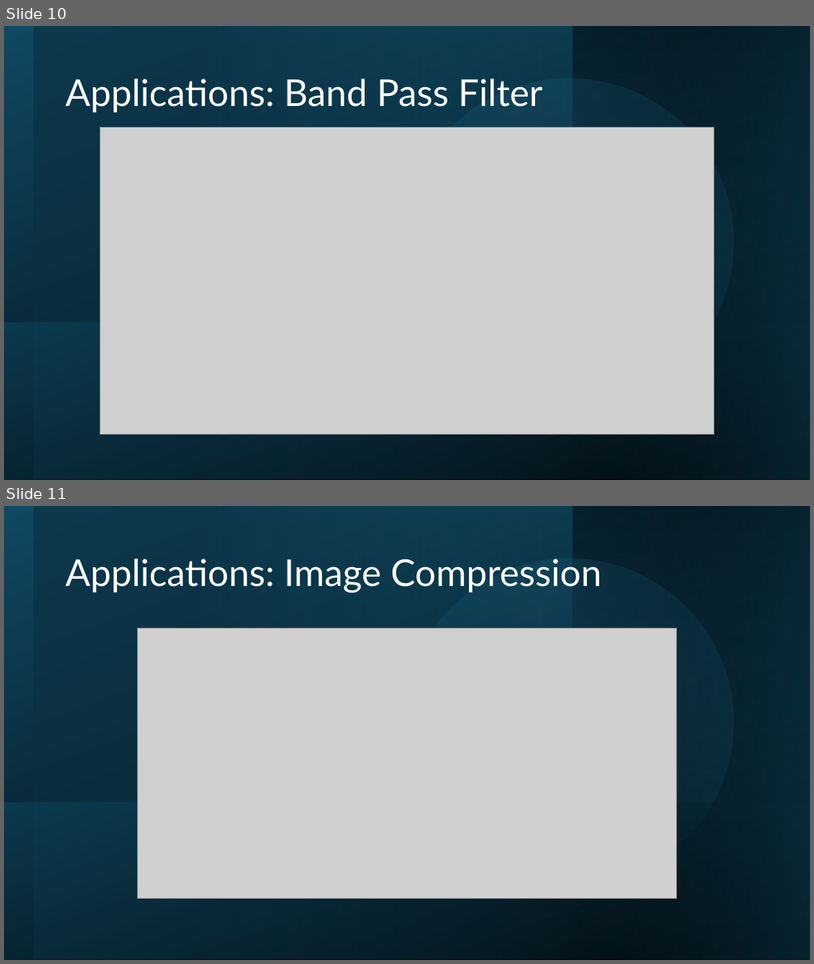
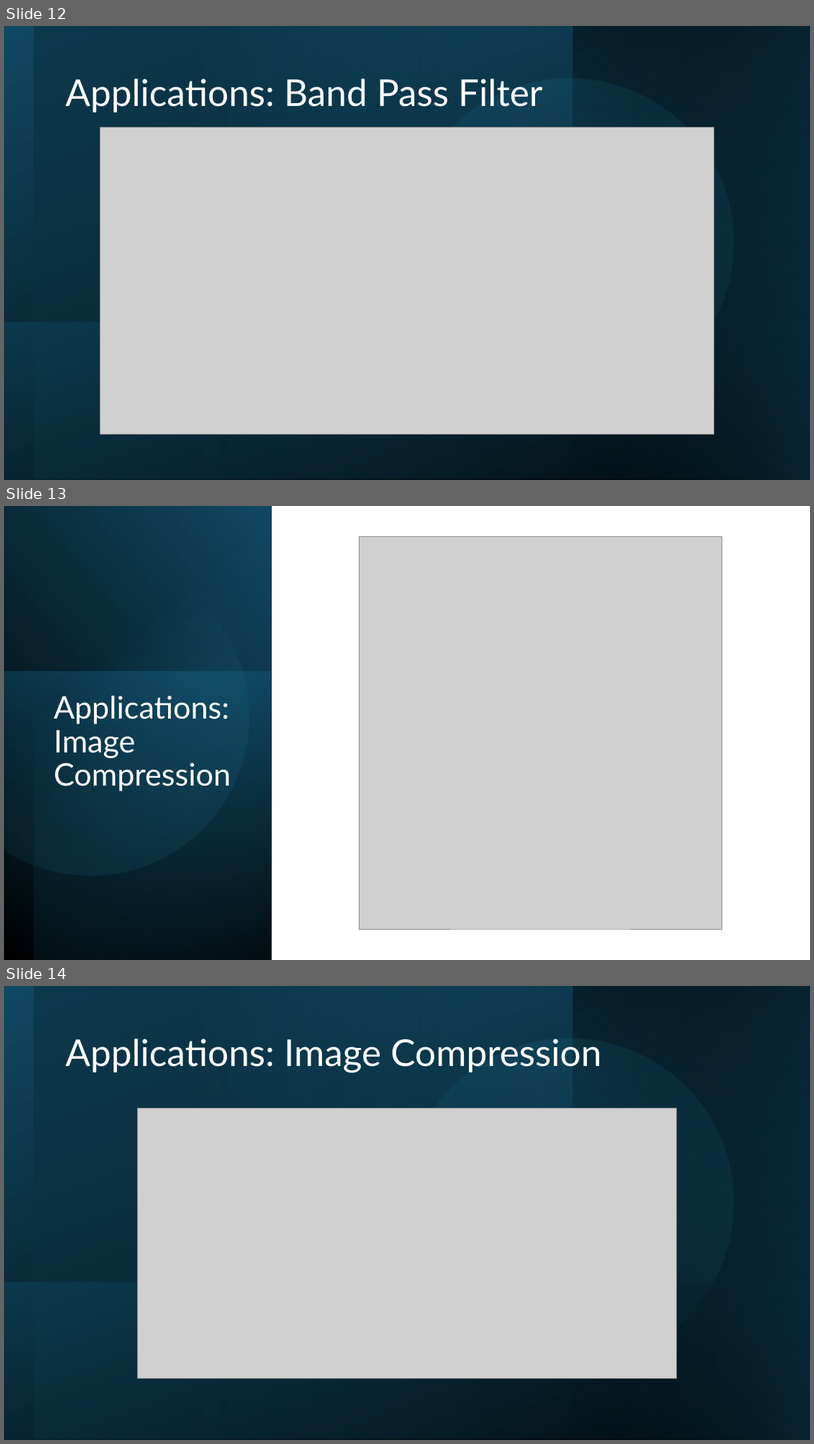
Before and after one commit to AayushJha2004/signalsandsystems, a slide deck: reports/final_presentation.pptx. Shown one above the other, each under a label of ours: slides 10 and 11 before the commit, slides 12, 13 and 14 after it. The pictures are 814x964 and 814x1444 pixels, drawn with LibreOffice and Linux fonts; fonts in the diff are those of the drawing; grey boxes stand for pictures. Boxes give left, top, right and bottom in pixels: in the first picture for what was removed or moved away, otherwise in the second. Text is boxed around its words. In the diff, an @@ line names an element or a change of style, - is before the commit and + after.

```diff
--- a/reports/final_presentation.pptx
+++ b/reports/final_presentation.pptx
@@ slide 13 added at (x1=4, y1=506, x2=810, y2=960), background #FFFFFF @@
@@ rectangle added at (x1=4, y1=506, x2=271, y2=960), fill gradient #000000 to #104862 @@
@@ rectangle added at (x1=34, y1=506, x2=271, y2=960), fill gradient #000000 to #156082 @@
@@ freeform shape added at (x1=4, y1=538, x2=278, y2=903), fill gradient #46B1E1 to #104862 @@
@@ picture added at (x1=359, y1=537, x2=723, y2=929) @@
@@ rectangle added at (x1=4, y1=672, x2=271, y2=960), fill gradient #156082 to #0B3041 @@
@@ title added at (x1=54, y1=695, x2=231, y2=791), 37 pt, text #FFFFFF @@
+Applications: Image Compression
@@ what was slide 10 is now slide 12 @@
@@ what was slide 11 is now slide 14 @@
```
Also in this commit, not shown: 5 slides changed, 6 other slides added, 3 other files.
